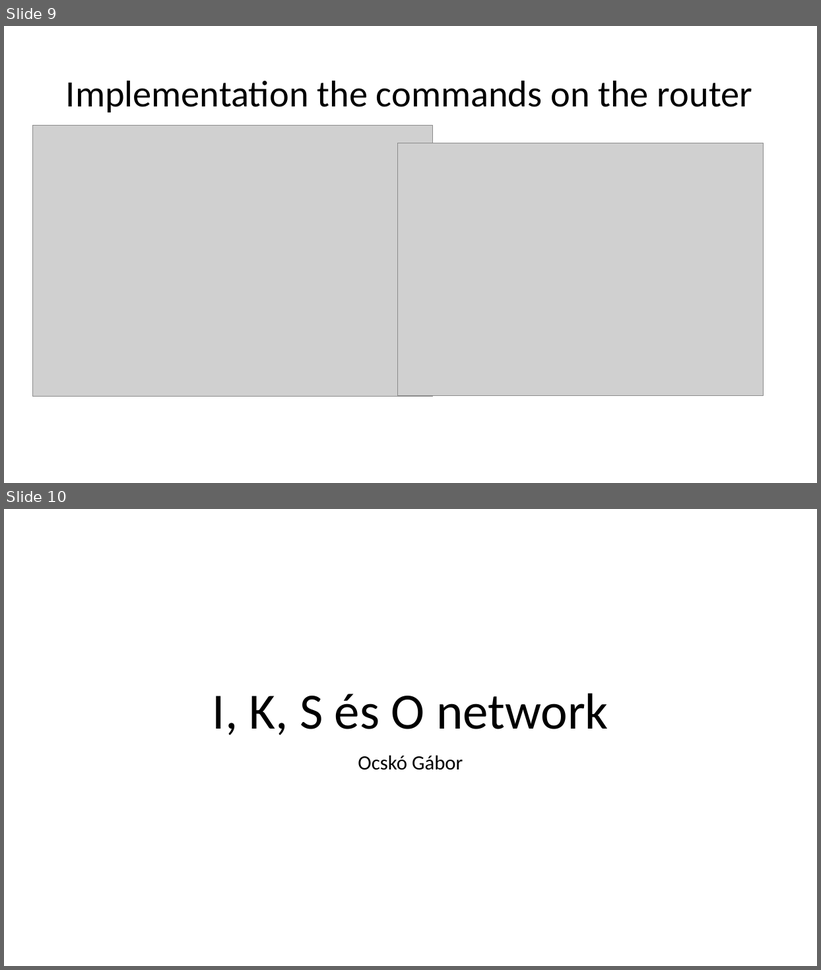
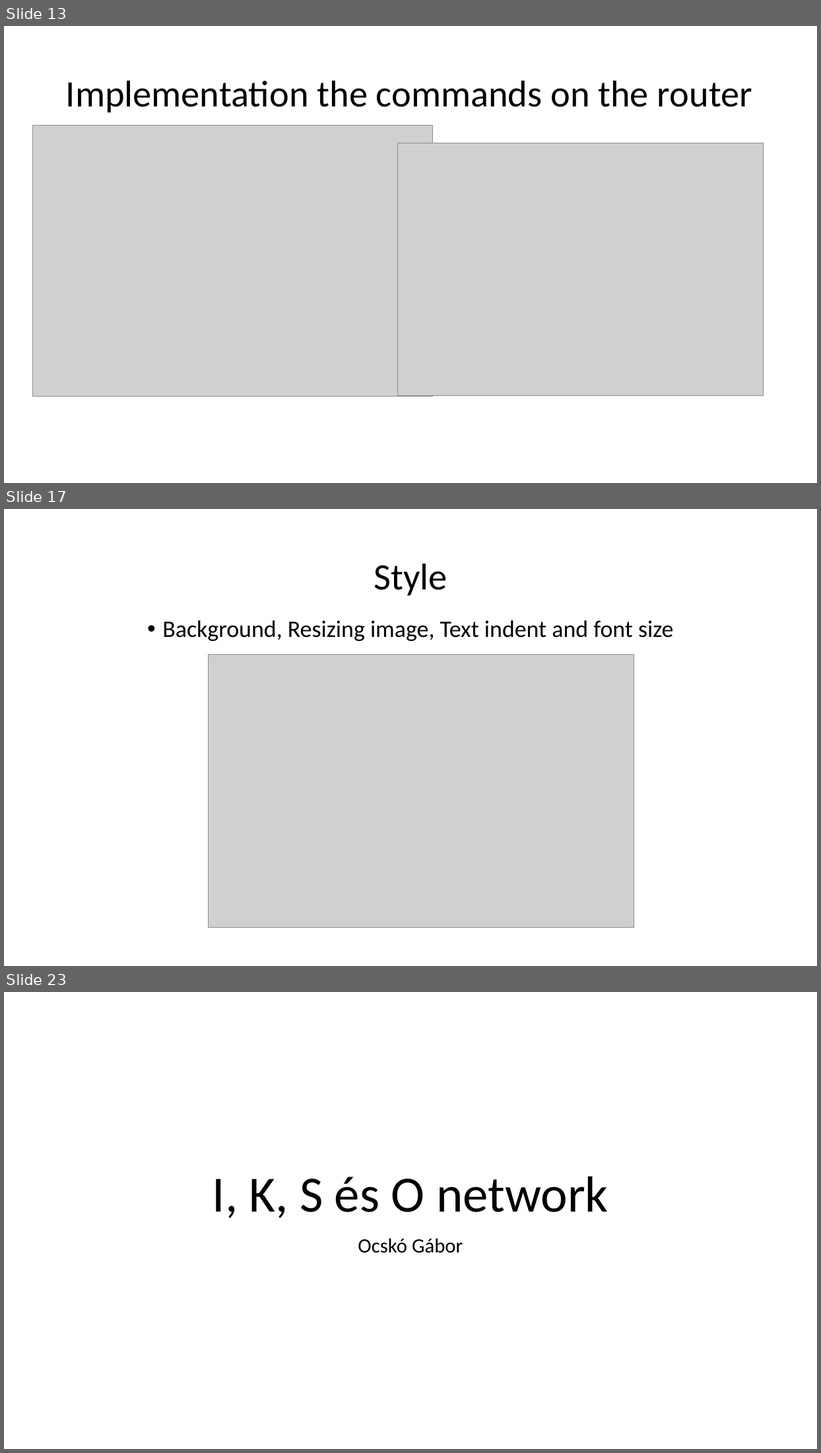
Before and after one commit to I-Izumi/School-project-network, a slide deck: Prezentációk/Projekt_English.pptx. Shown one above the other, each under a label of ours: slides 9 and 10 before the commit, slides 13, 17 and 23 after it; the slides between them are not shown. The pictures are 821x970 and 821x1453 pixels, drawn with LibreOffice and Linux fonts; fonts in the diff are those of the drawing; grey boxes stand for pictures. Boxes give left, top, right and bottom in pixels: in the first picture for what was removed or moved away, otherwise in the second. Text is boxed around its words. In the diff, an @@ line names an element or a change of style, - is before the commit and + after.

```diff
--- a/Prezentációk/Projekt_English.pptx
+++ b/Prezentációk/Projekt_English.pptx
@@ slide 17 added at [4, 509, 817, 966], background #FFFFFF @@
@@ title added at [374, 563, 447, 595], 44 pt, text #000000 @@
+Style
@@ text added at [162, 621, 674, 641], 28 pt, text #000000 @@
+• Background, Resizing image, Text indent and font size
@@ picture added at [209, 654, 634, 928] @@
@@ what was slide 9 is now slide 13 @@
@@ what was slide 10 is now slide 23 @@
```
Also in this commit, not shown: 1 slide changed, 12 other slides added, 1 other file.
